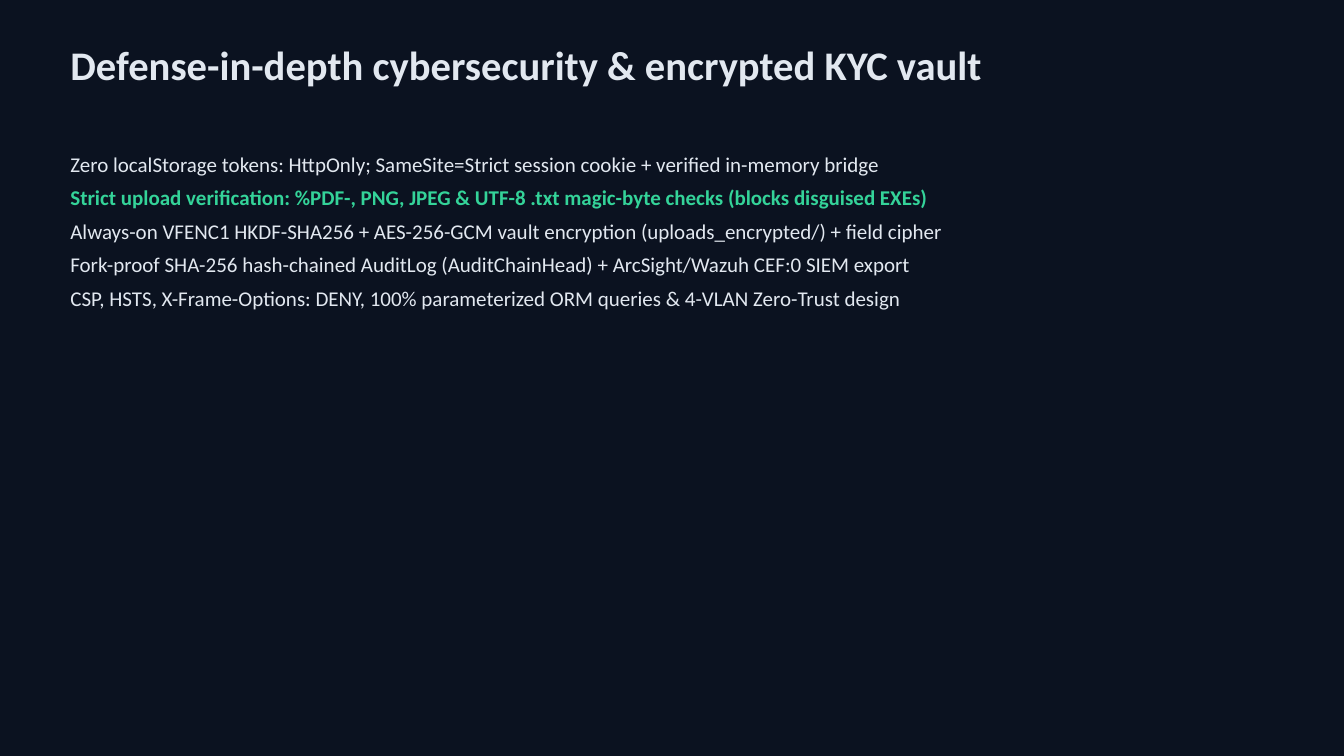
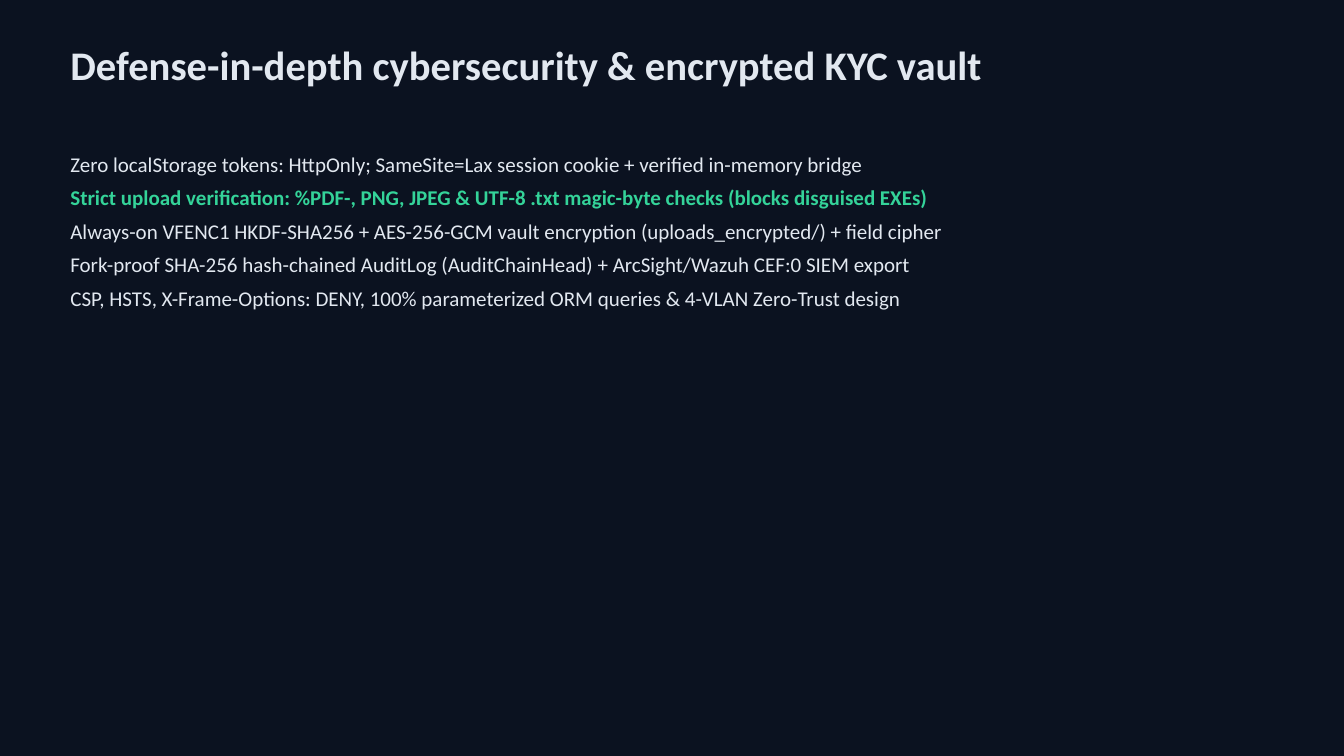
Before and after one commit to Yogeshsingh123-LAB/VidyutFlow, a slide deck: slide 9 of docs/deck/VidyutFlow_PS000125.pptx. Drawn at 1344x756 pixels with LibreOffice and Linux fonts; fonts in the diff are those of the drawing. Boxes give left, top, right and bottom in pixels: in the first picture for what was removed or moved away, otherwise in the second. Text is boxed around its words. In the diff, an @@ line names an element or a change of style, - is before the commit and + after.

Commit message:
Enforce CSP header in main.py, align 5 seeded workflow templates & SameSite=Lax across docs/deck, add VIVA_QUESTION_BANK.md

```diff
--- a/docs/deck/VidyutFlow_PS000125.pptx
+++ b/docs/deck/VidyutFlow_PS000125.pptx
@@ text at (70, 157, 861, 176): text changed @@
-Zero localStorage tokens: HttpOnly; SameSite=Strict session cookie + verified in-memory bridge
+Zero localStorage tokens: HttpOnly; SameSite=Lax session cookie + verified in-memory bridge
```
Also in this commit, not shown: 1 other slide changed, 18 other files.
